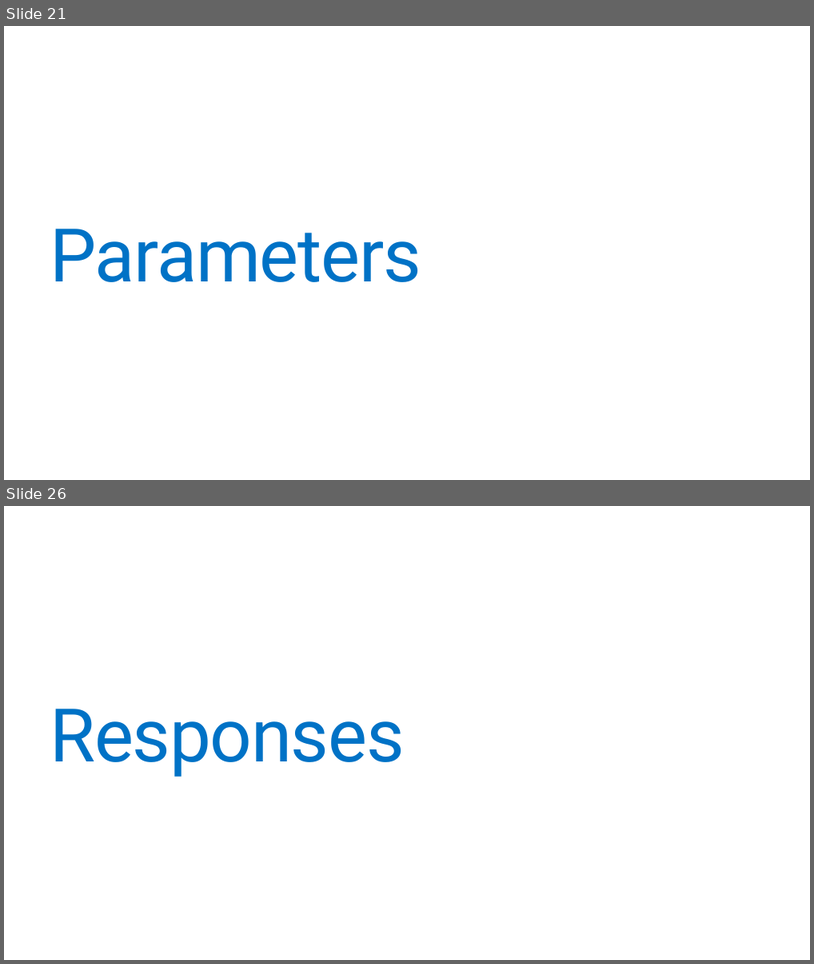
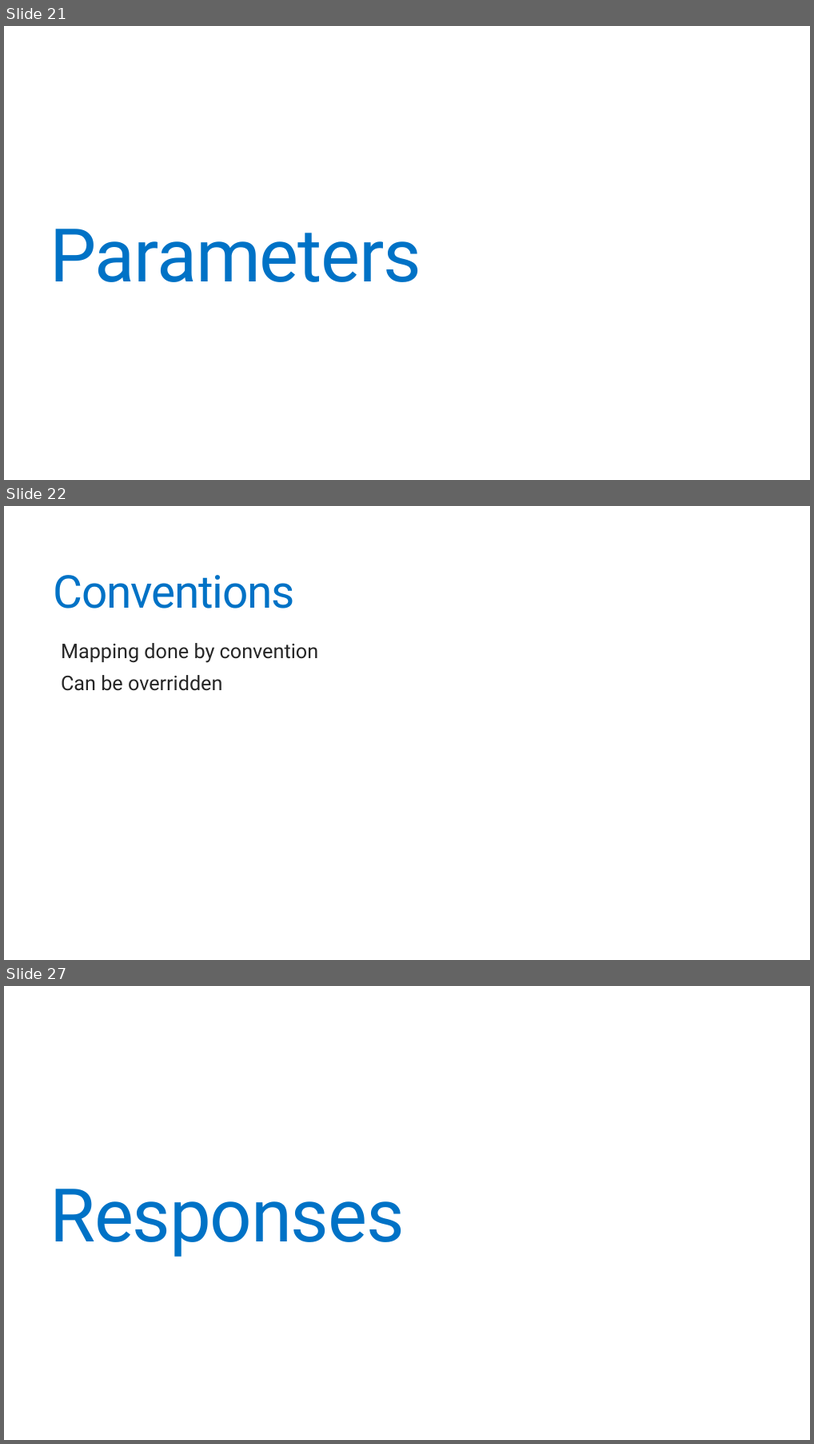
Before and after one commit to jonathantower/dotnet-apis, a slide deck: slides.pptx. Shown one above the other, each under a label of ours: slides 21 and 26 before the commit, slides 21, 22 and 27 after it; the slides between them are not shown. The pictures are 814x964 and 814x1444 pixels, drawn with LibreOffice and Linux fonts; fonts in the diff are those of the drawing. Boxes give left, top, right and bottom in pixels: in the first picture for what was removed or moved away, otherwise in the second. Text is boxed around its words. In the diff, an @@ line names an element or a change of style, - is before the commit and + after.

```diff
--- a/slides.pptx
+++ b/slides.pptx
@@ slide 22 added at (x1=4, y1=506, x2=810, y2=960), background #FFFFFF @@
@@ title added at (x1=54, y1=575, x2=295, y2=608), 54 pt, text #0072C6 @@
+Conventions
@@ text added at (x1=61, y1=643, x2=318, y2=691), 24 pt, text #262626 @@
+  Mapping done by convention
+  Can be overridden
@@ what was slide 26 is now slide 27 @@
```
Also in this commit, not shown: 8 slides changed, 6 other slides added, 10 slides removed.
